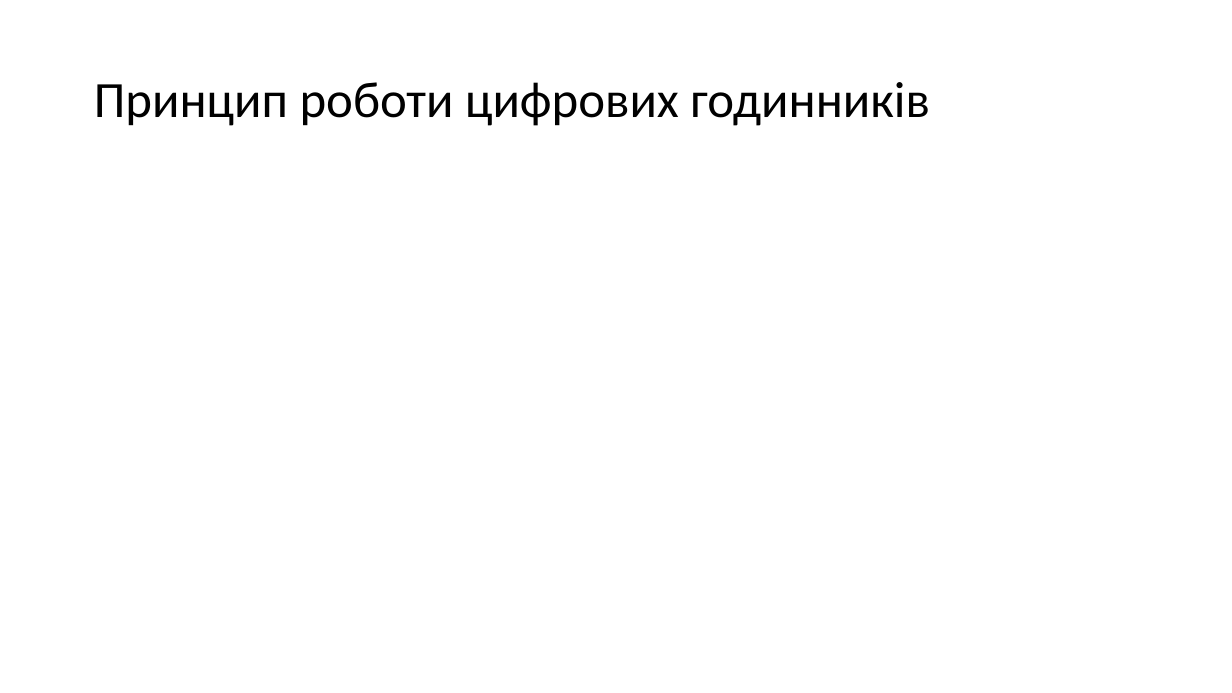
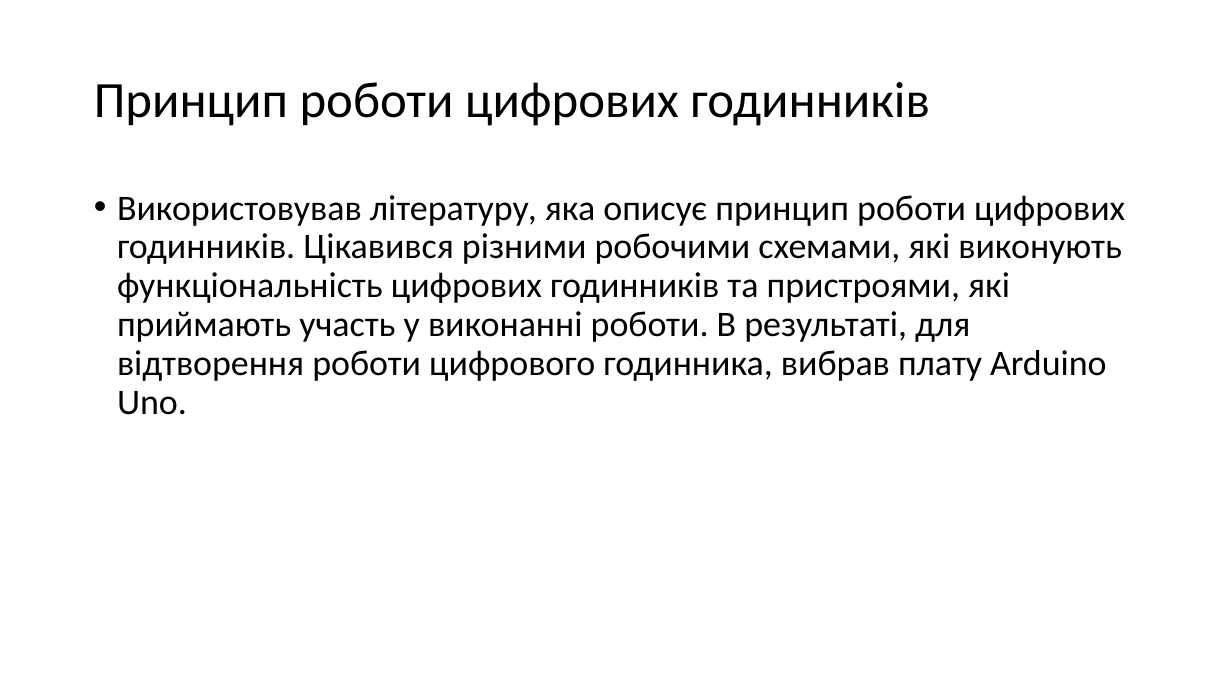
Before and after one commit to Vadym-Havryliuk/University-2, a slide deck: slide 4 of Доповідь 2.pptx. Drawn at 1232x693 pixels with LibreOffice and Linux fonts; fonts in the diff are those of the drawing. Boxes give left, top, right and bottom in pixels: in the first picture for what was removed or moved away, otherwise in the second. Text is boxed around its words. In the diff, an @@ line names an element or a change of style, - is before the commit and + after.

```diff
--- a/Доповідь 2.pptx
+++ b/Доповідь 2.pptx
@@ text added at (117,195,1125,415), 28 pt, text #000000 @@
+• Використовував літературу, яка описує принцип роботи цифрових годинників. Цікавився різними робочими схемами, які виконують функціональність цифрових годинників та пристроями, які приймають участь у виконанні роботи. В результаті, для відтворення роботи цифрового годинника, вибрав плату Arduino Uno.
```
Also in this commit, not shown: 3 other slides changed, 3 slides added, 3 slides removed, 1 other file.
